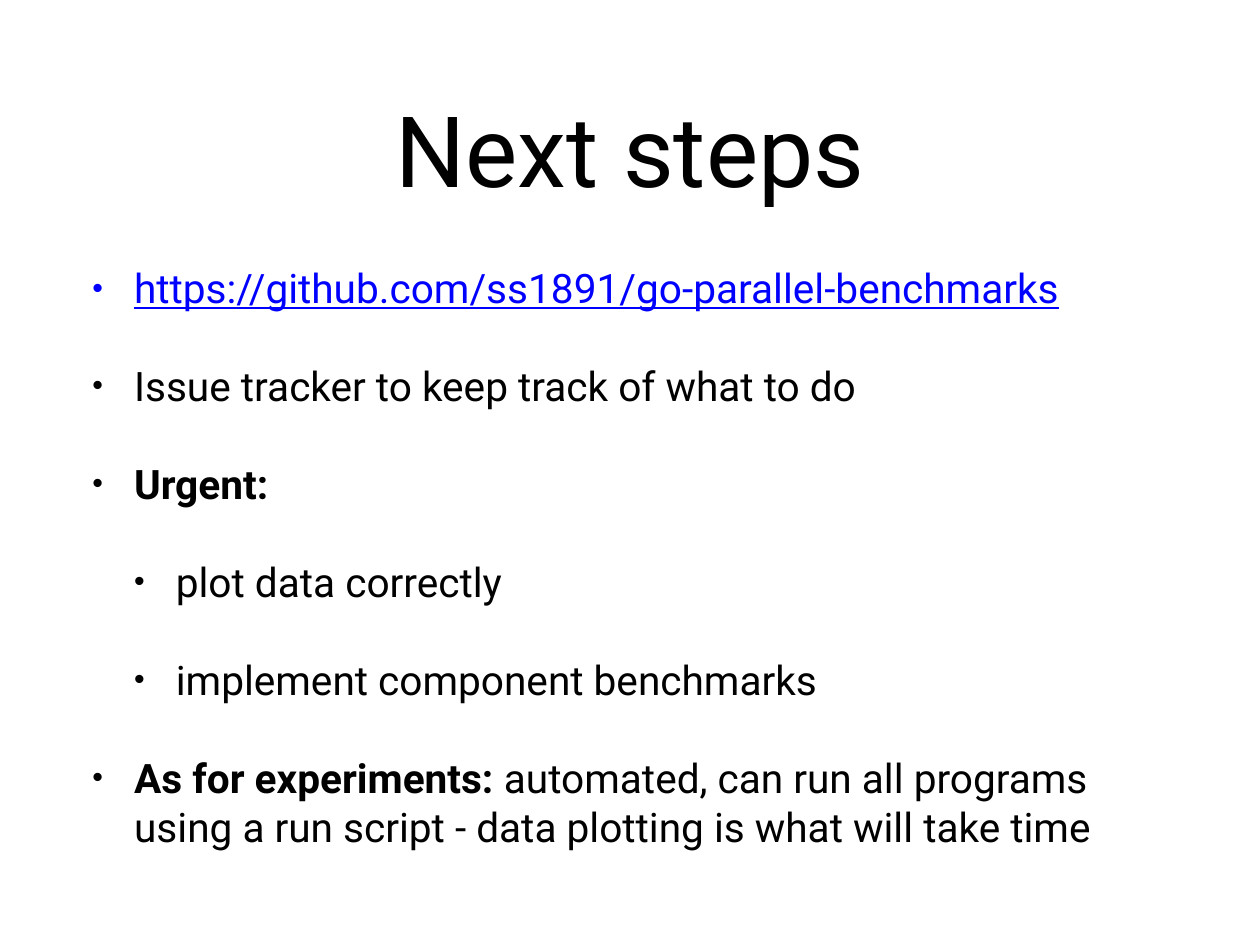
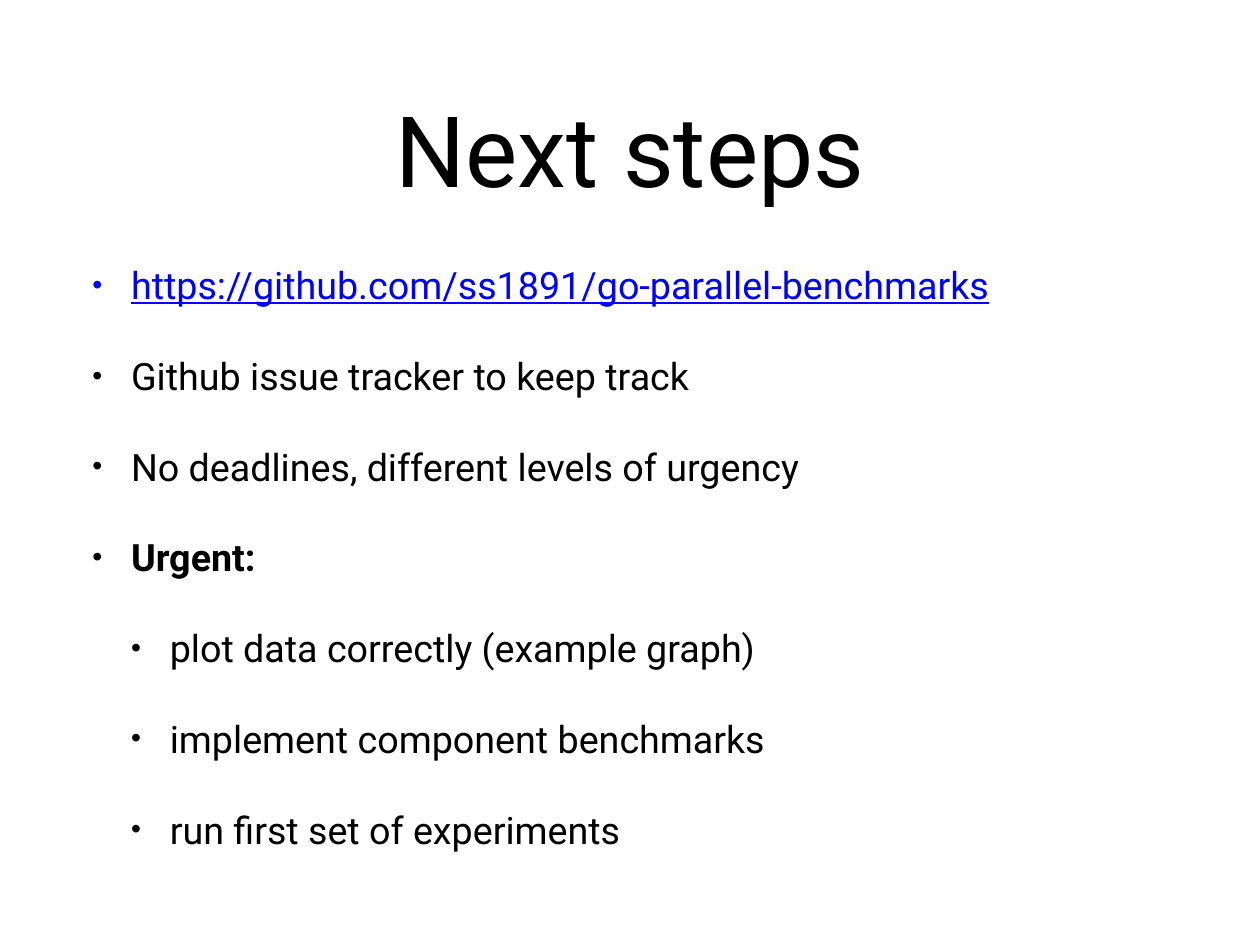
Before and after one commit to simpajj/go-parallel-benchmarks, a slide deck: slide 6 of presentation/presentation.pptx. Drawn at 1260x945 pixels with LibreOffice and Linux fonts; fonts in the diff are those of the drawing. Boxes give left, top, right and bottom in pixels: in the first picture for what was removed or moved away, otherwise in the second. Text is boxed around its words. In the diff, an @@ line names an element or a change of style, - is before the commit and + after.

Commit message:
updated presentation

```diff
--- a/presentation/presentation.pptx
+++ b/presentation/presentation.pptx
@@ text at [131,270,989,761]: size 33 to 30.6 pt in "https://github.com/ss1891/go-parallel-benchmarks", "Urgent:", "implement component benchmarks"; indent changed; less space between paragraphs @@
@@ text at [131,361,799,489]: text changed; size 33 to 30.6 pt @@
-• Issue tracker to keep track of what to do
+• Github issue tracker to keep track
+• No deadlines, different levels of urgency
@@ text at [170,632,755,671]: text changed; size 33 to 30.6 pt @@
-  • plot data correctly
+  • plot data correctly (example graph)
@@ text at [170,815,620,852]: text changed; size 33 to 30.6 pt @@
-• As for experiments: automated, can run all programs using a run script - data plotting is what will take time
+  • run first set of experiments
```
Also in this commit, not shown: 1 other slide changed, 7 other files.
